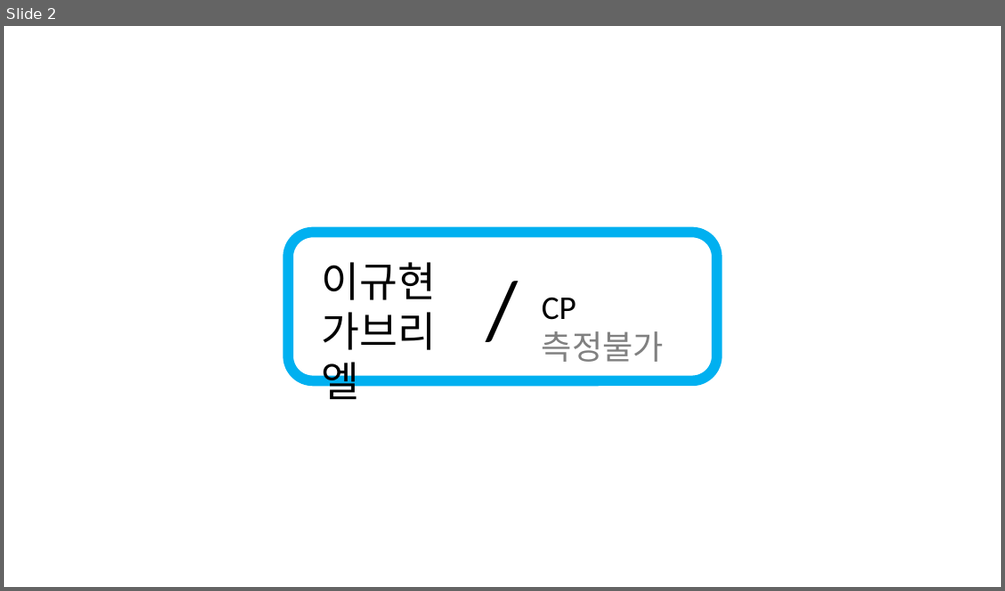
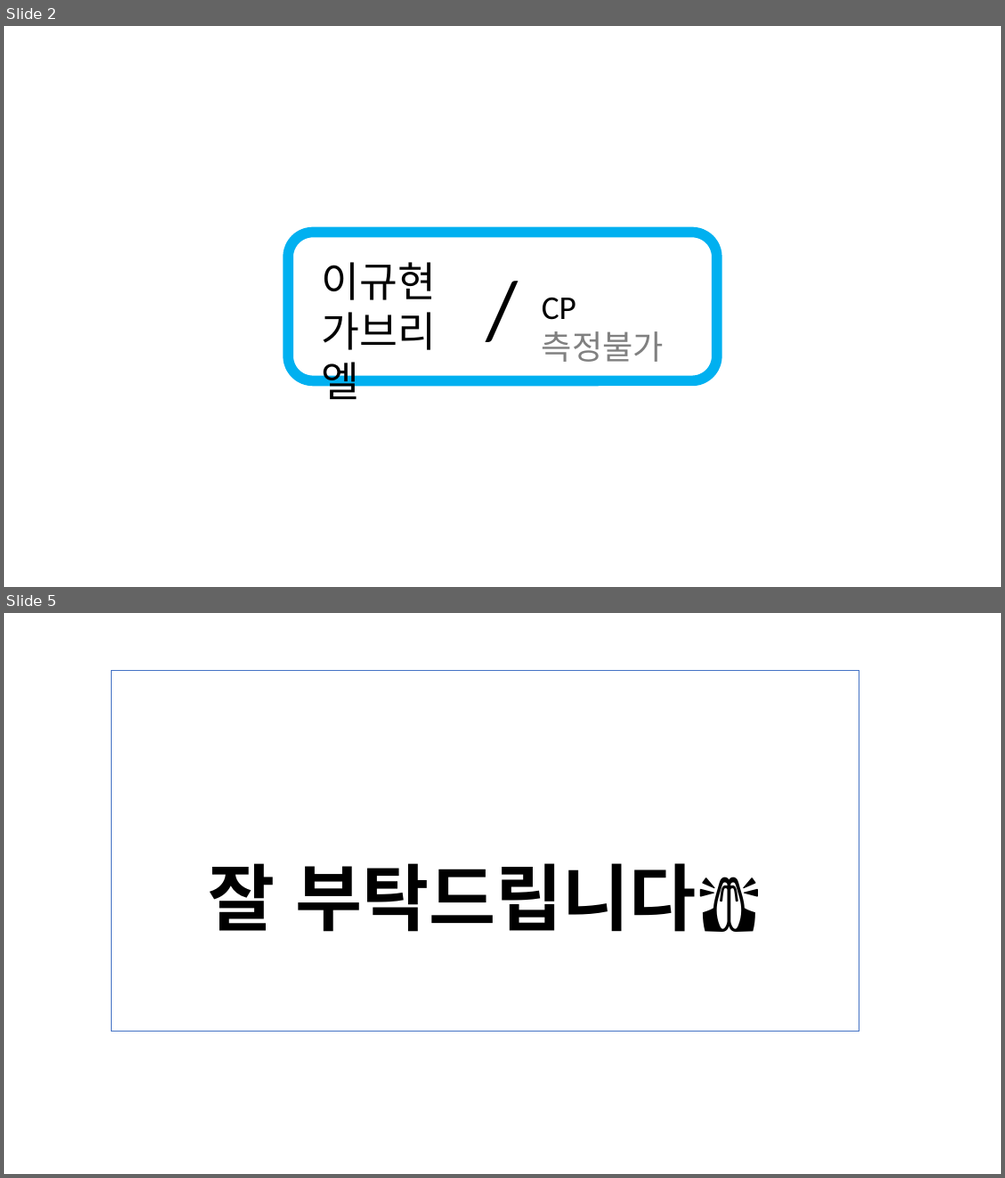
Before and after one commit to qbbang/goodocmon, a slide deck: support/글씨.pptx. Shown one above the other, each under a label of ours: slide 2 before the commit, slides 2 and 5 after it; the slides between them are not shown. The pictures are 1005x591 and 1005x1178 pixels, drawn with LibreOffice and Linux fonts; fonts in the diff are those of the drawing. Boxes give left, top, right and bottom in pixels: in the first picture for what was removed or moved away, otherwise in the second. Text is boxed around its words. In the diff, an @@ line names an element or a change of style, - is before the commit and + after.

```diff
--- a/support/글씨.pptx
+++ b/support/글씨.pptx
@@ slide 5 added at bbox=[4, 613, 1001, 1174], background #FFFFFF @@
@@ title added at bbox=[112, 671, 859, 1031], outline #4472C4 0.75 pt, 70 pt, text #000000, bold @@
+잘 부탁드립니다🙏
```
Also in this commit, not shown: 1 slide changed, 1 other slide added, 55 other files.
